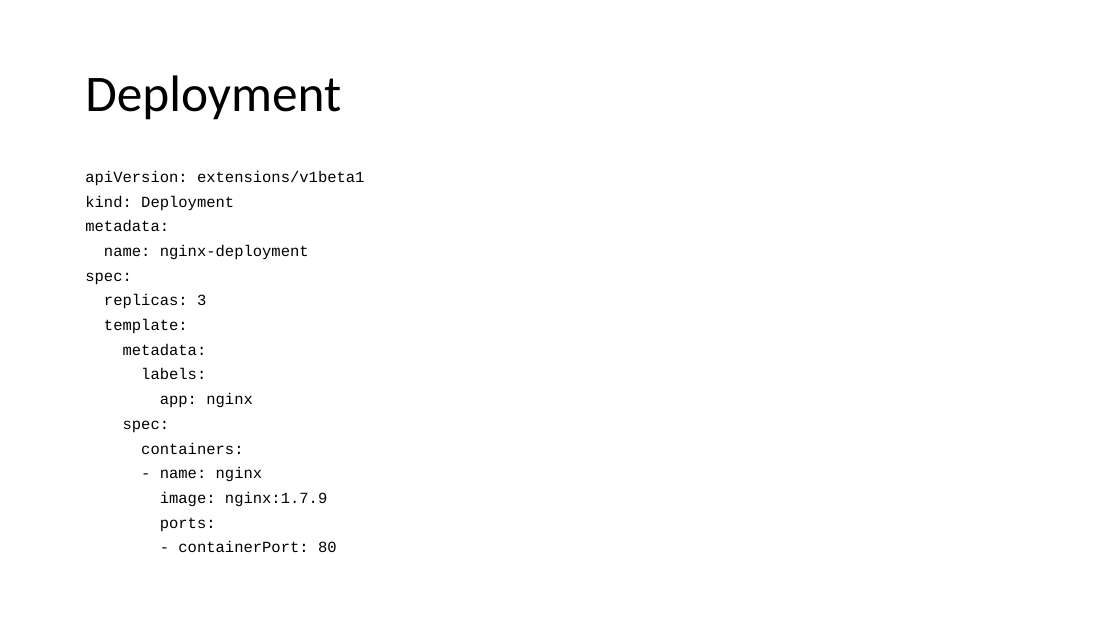
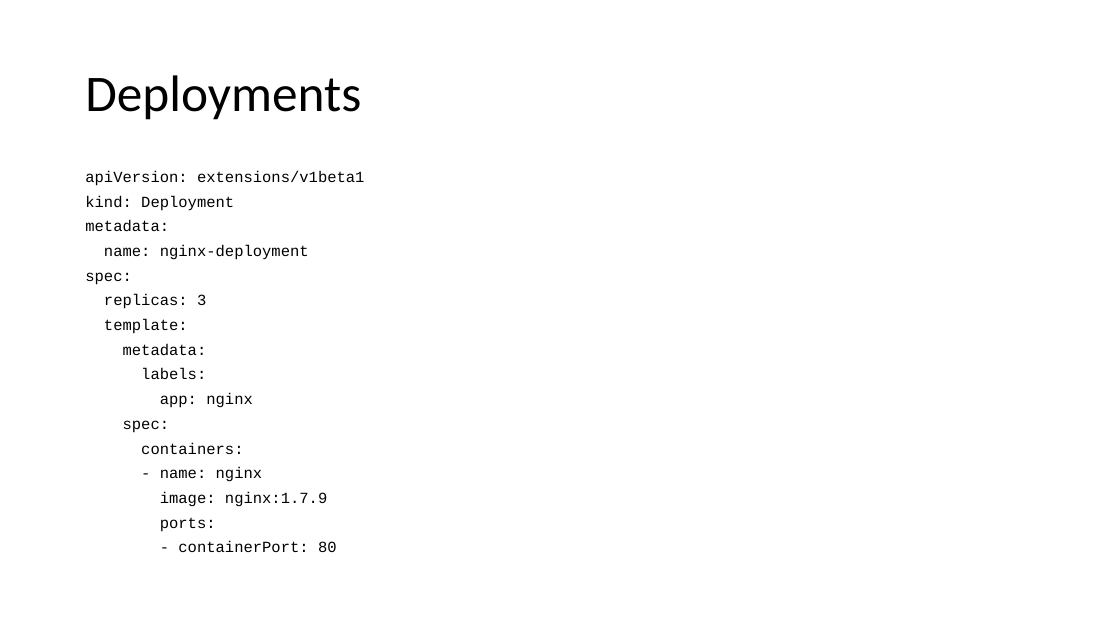
Before and after one commit to scholzj/dbg-kubernetes-training, a slide deck: slide 62 of slides/Kubernetes Introduction.pptx (slide 56 before the commit). Drawn at 1120x630 pixels with LibreOffice and Linux fonts; fonts in the diff are those of the drawing. Boxes give left, top, right and bottom in pixels: in the first picture for what was removed or moved away, otherwise in the second. Text is boxed around its words. In the diff, an @@ line names an element or a change of style, - is before the commit and + after.

```diff
--- a/slides/Kubernetes Introduction.pptx
+++ b/slides/Kubernetes Introduction.pptx
@@ title at box(85, 75, 361, 120): text changed @@
-Deployment
+Deployments
```
Also in this commit, not shown: 9 other slides changed, 11 slides added, 2 slides removed, 21 other files.
